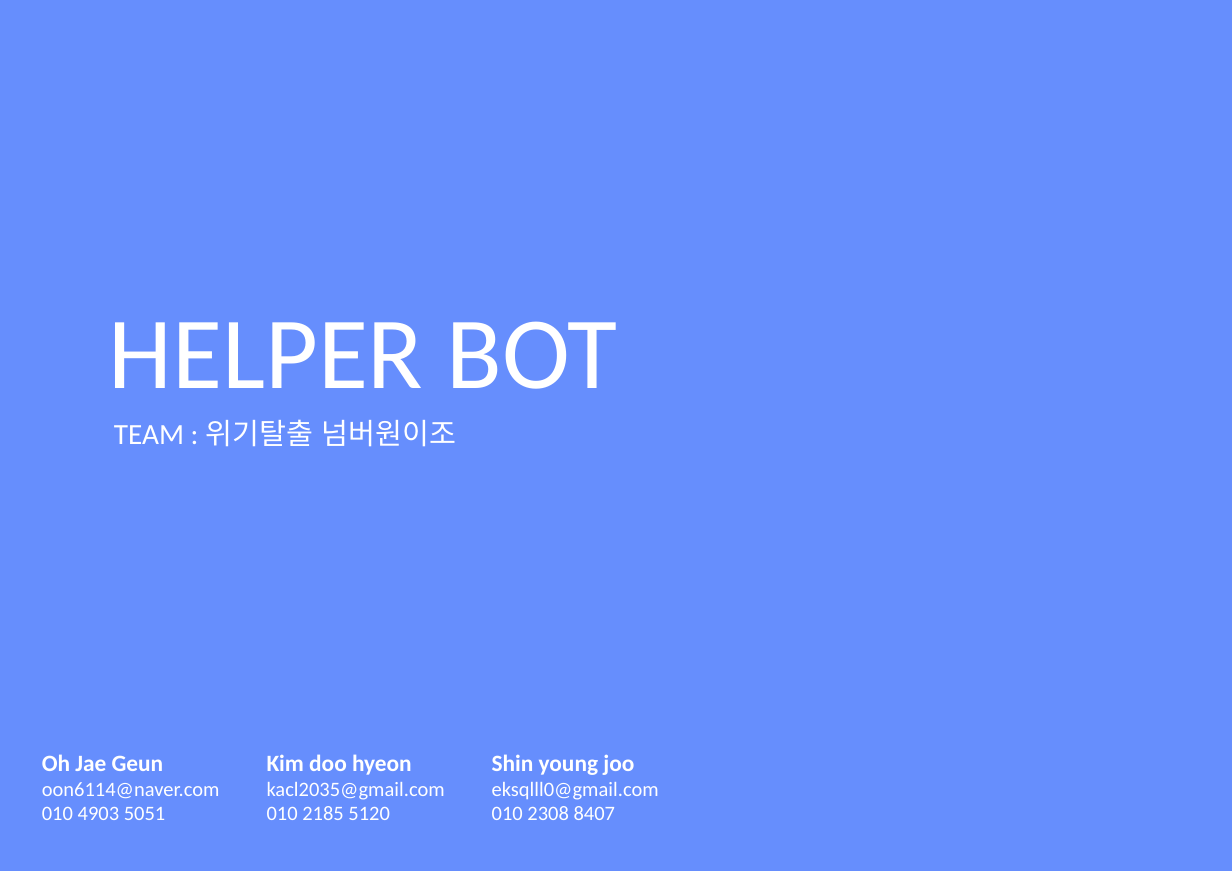
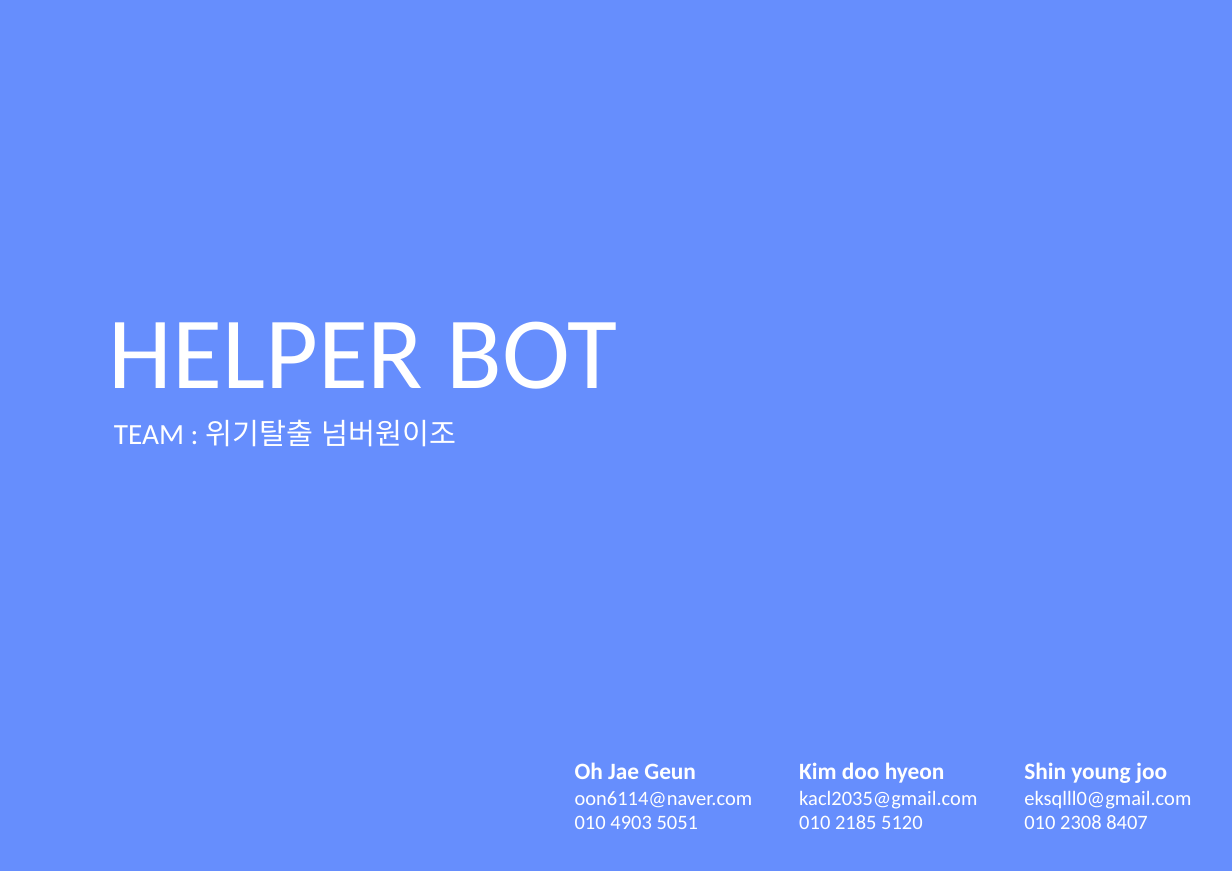
Before and after one commit to OhJaeGeun/IOT3_Project_helper_bot, a slide deck: slide 1 of Portfolio/HELPER_BOT_2.pptx. Drawn at 1232x871 pixels with LibreOffice and Linux fonts; fonts in the diff are those of the drawing. Boxes give left, top, right and bottom in pixels: in the first picture for what was removed or moved away, otherwise in the second. Text is boxed around its words. In the diff, an @@ line names an element or a change of style, - is before the commit and + after.

```diff
--- a/Portfolio/HELPER_BOT_2.pptx
+++ b/Portfolio/HELPER_BOT_2.pptx
@@ text "Oh Jae Geun" moved from (x1=42, y1=754, x2=220, y2=820) to (x1=575, y1=762, x2=753, y2=829) @@
@@ text "Kim doo hyeon" moved from (x1=267, y1=754, x2=445, y2=820) to (x1=799, y1=762, x2=977, y2=829) @@
@@ text "Shin young joo" moved from (x1=492, y1=754, x2=659, y2=820) to (x1=1024, y1=762, x2=1191, y2=829) @@
```
Also in this commit, not shown: 1 other slide changed, 10 slides added, 2 slides removed, 14 other files.
